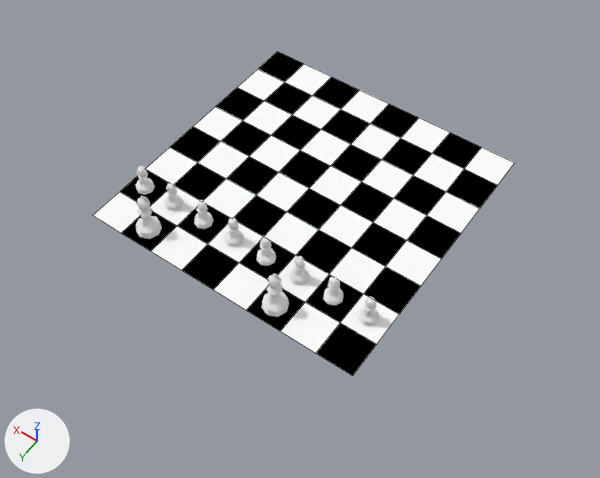
The Blender file 004_Chess/ChessScene.blend, before and after one commit.
Before and after are seen from a 50 mm lens placed at (-49.8, 72.2, 99.1), pointed at (-3.1, 6.9, -3.5). Arrows for +X, +Y and +Z are at lower left; the lights stay in place. Mesh edges are drawn as thin lines on the coarser meshes.

The first picture shows 'Bishop', 'Bishop.001', 'ChessBoard'.
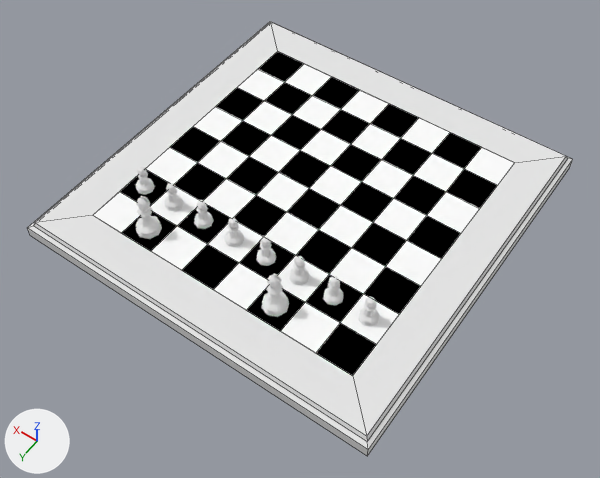
Commit message: Added Chess Board surround wood piece

Boxes (x1, y1, x2, y2) around the edits, measured in the pictures (600 x 478 px):
'Chess Board Surround', added
    after: (27, 22, 573, 456)

The change, as a list of edits to the scene's bpy script:
```text
Add mat_chess_board_surround:
    mat_chess_board_surround = diffuse_material('Chess Board Surround')
    mat_chess_board_surround.base_color = (0.8, 0.8, 0.8)  # white #e7e7e7
Add me_plane:
    me_plane.from_pydata(...)  # 24 vertices, 22 faces; spans x -31.2..31.2, y -31.2..31.2, z -3.0..0.0
    me_plane.materials.append(mat_chess_board_surround)  # its picture is missing
Add ob_chess_board_surround:
    ob_chess_board_surround = bpy.data.objects.new('Chess Board Surround', me_plane)
    ob_chess_board_surround.location = (0.0, 0.0, 0.0)
```
